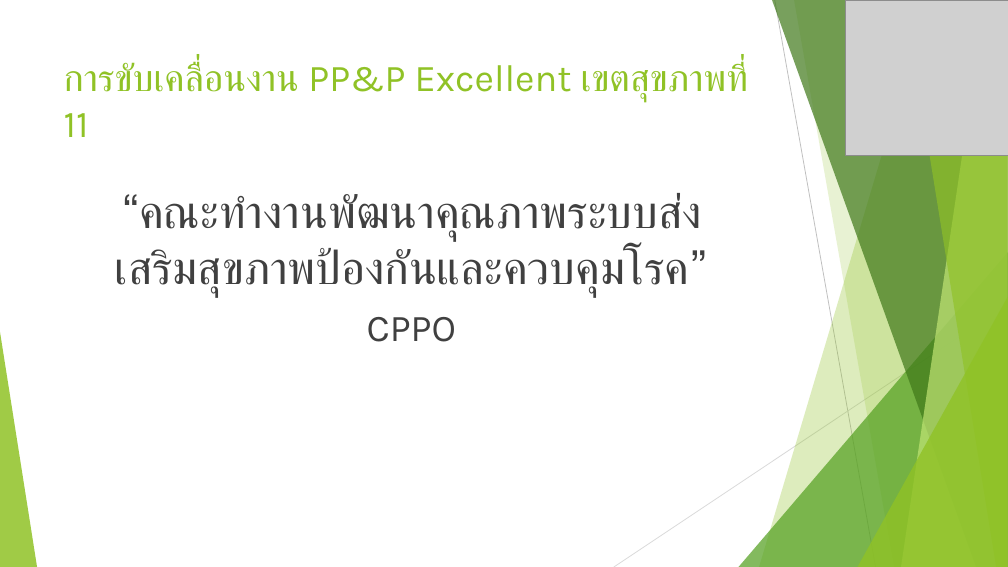
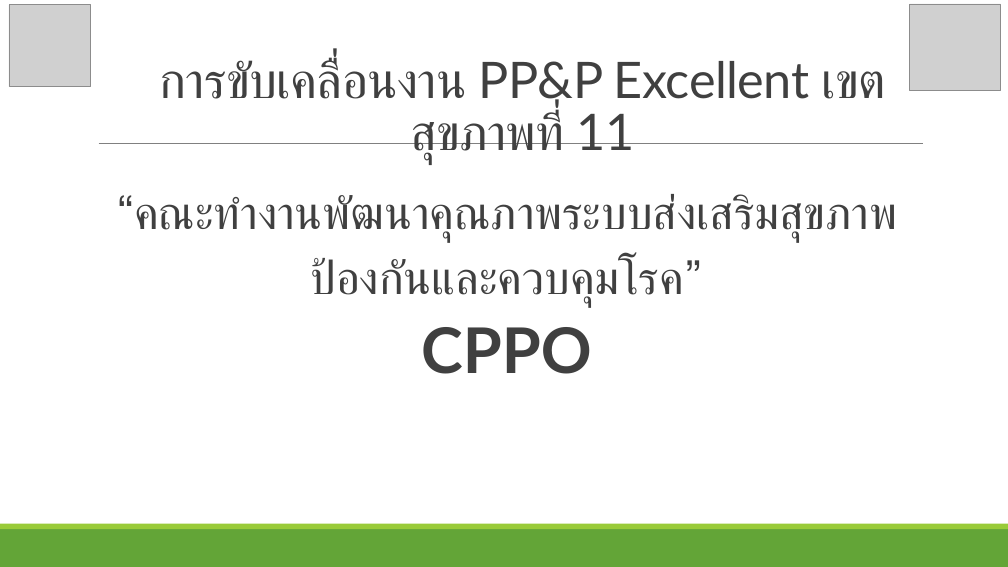
Before and after one commit to joblackpoc/Jobs_SSJ, a slide deck: slide 2 of สสจ.ชุมพร/Region11Policy.pptx. Drawn at 1008x567 pixels with LibreOffice and Linux fonts; fonts in the diff are those of the drawing; grey boxes stand for pictures. Boxes give left, top, right and bottom in pixels: in the first picture for what was removed or moved away, otherwise in the second. Text is boxed around its words. In the diff, an @@ line names an element or a change of style, - is before the commit and + after.

```diff
--- a/สสจ.ชุมพร/Region11Policy.pptx
+++ b/สสจ.ชุมพร/Region11Policy.pptx
@@ picture added at (9, 5, 91, 86) @@
@@ picture: place and size @@
-picture at (845, 0, 1008, 155)
+picture at (910, 4, 1000, 91)
@@ title "การขับเคลื่อนงาน PP&P Excellent เขตสุขภาพที่ 11": place and size @@
-title "การขับเคลื่อนงาน PP&P Excellent เขตสุขภาพที่ 11" at (64, 62, 747, 137)
+title "การขับเคลื่อนงาน PP&P Excellent เขตสุขภาพที่ 11" at (160, 59, 809, 164)
@@ title "การขับเคลื่อนงาน PP&P Excellent เขตสุขภาพที่ 11" at (160, 59, 809, 164): size 36 to 48 pt, font Karla to Lato, text colour #90C226 to #404040, letter spacing 0 to -0.5 pt; alignment left to centre; line spacing 1 to 0.85; vertical alignment top to middle @@
@@ line added from (99, 144) to (923, 144), #808080 0.5 pt @@
@@ text at (116, 194, 898, 308): text changed; font Karla to Lato @@
-“คณะทำงานพัฒนาคุณภาพระบบส่งเสริมสุขภาพป้องกันและควบคุมโรค”
+“คณะทำงานพัฒนาคุณภาพระบบส่งเสริมสุขภาพ
+ป้องกันและควบคุมโรค”
@@ text at (421, 327, 592, 374): size 36 to 60 pt, font Karla to Lato, bold on in "CPPO"; line spacing 1 to 0.9; more space between paragraphs @@
@@ group removed at (0, 0, 1008, 567): 5 freeform shapes, 3 triangles, 2 lines @@
@@ rectangle added at (0, 529, 1008, 567), fill #63A537 @@
@@ rectangle added at (0, 524, 1008, 529), fill #99CB38 @@
```
Also in this commit, not shown: 8 other slides changed, 1 slide added, 2 slides removed, 2 other files.
